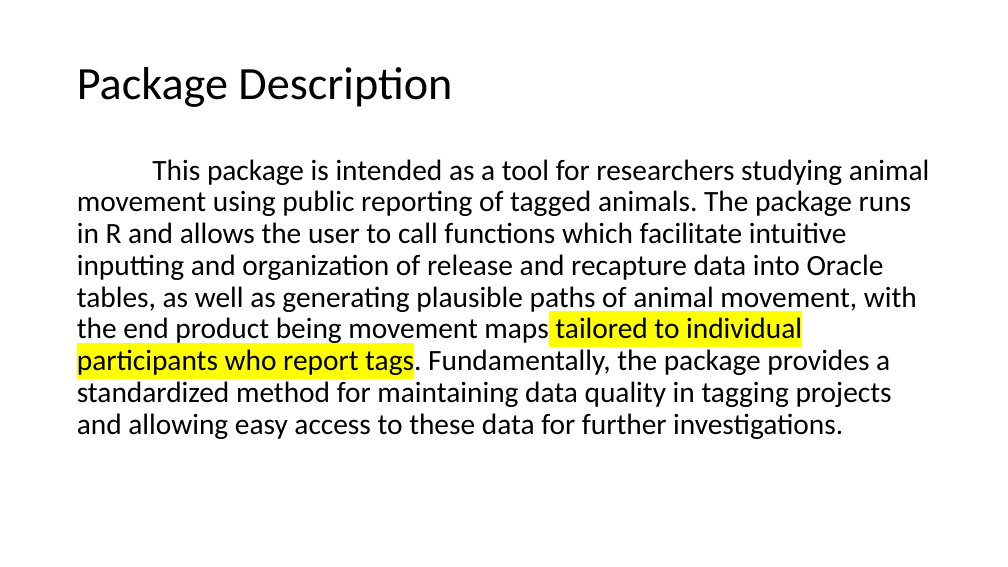
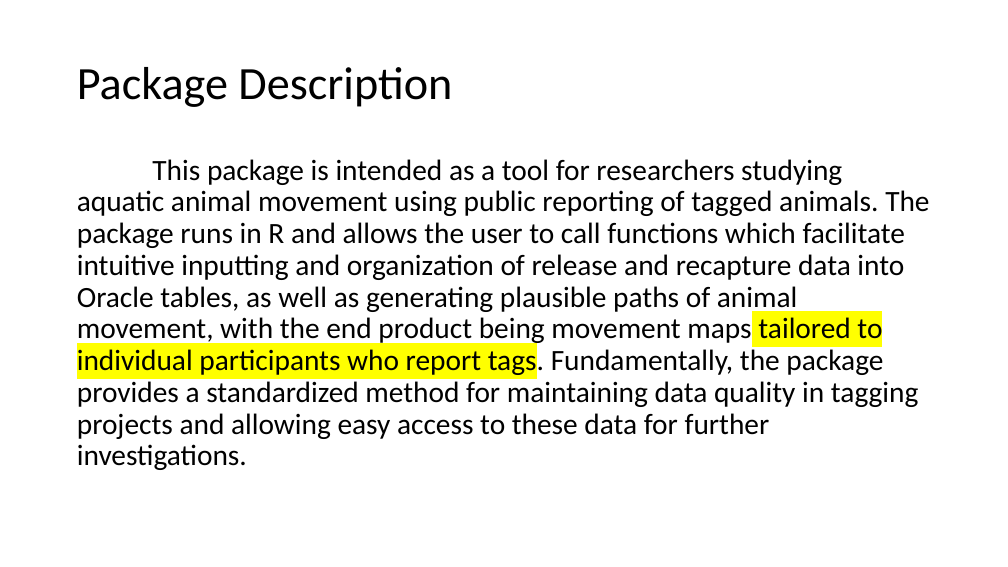
Before and after one commit to LobsterScience/LobTag2, a slide deck: slide 2 of app.files/user_guide.pptx. Drawn at 1008x567 pixels with LibreOffice and Linux fonts; fonts in the diff are those of the drawing. Boxes give left, top, right and bottom in pixels: in the first picture for what was removed or moved away, otherwise in the second. Text is boxed around its words. In the diff, an @@ line names an element or a change of style, - is before the commit and + after.

Commit message:
more slides added to user guide. Minor edits to generate_maps

```diff
--- a/app.files/user_guide.pptx
+++ b/app.files/user_guide.pptx
@@ text at [77, 159, 929, 470]: text changed @@
-This package is intended as a tool for researchers studying animal movement using public reporting of tagged animals. The package runs in R and allows the user to call functions which facilitate intuitive inputting and organization of release and recapture data into Oracle tables, as well as generating plausible paths of animal movement, with the end product being movement maps tailored to individual participants who report tags. Fundamentally, the package provides a standardized method for maintaining data quality in tagging projects and allowing easy access to these data for further investigations.
+This package is intended as a tool for researchers studying aquatic animal movement using public reporting of tagged animals. The package runs in R and allows the user to call functions which facilitate intuitive inputting and organization of release and recapture data into Oracle tables, as well as generating plausible paths of animal movement, with the end product being movement maps tailored to individual participants who report tags. Fundamentally, the package provides a standardized method for maintaining data quality in tagging projects and allowing easy access to these data for further investigations.
```
Also in this commit, not shown: 2 other slides changed, 14 slides added, 1 other file.
